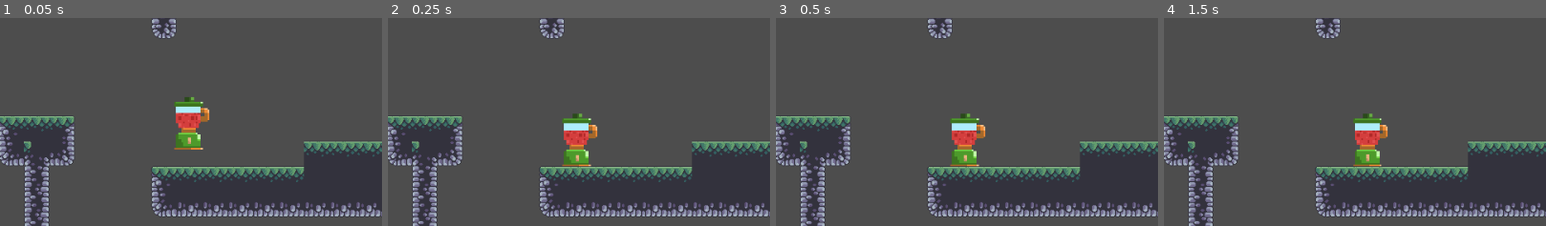
Above: before the commit, frames 1-4 (left to right).
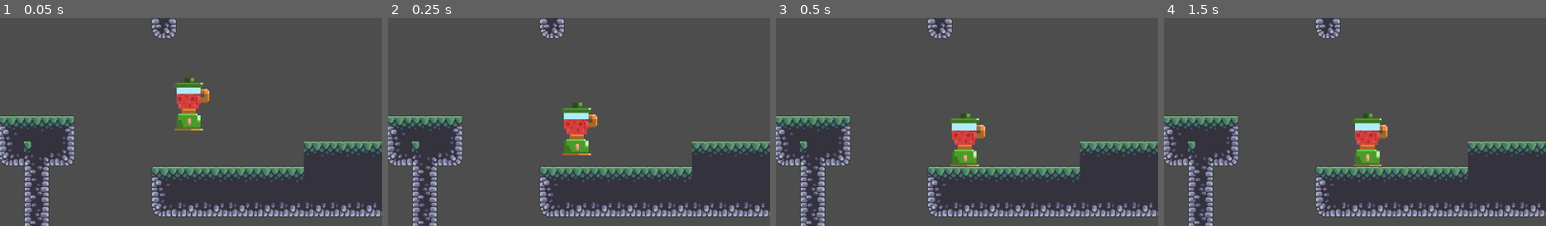
Above: after the commit, the same moments.

Repository: yorukot/JuiceJump
Game: Godot game, scene res://Scenes/SpawnPoint.tscn
Two runs of this game, one before a commit and one after it. Both use one fixed random seed, a clock stepped at 60 frames per second and the inputs below.
Inputs:
- Up to frame 1 (0.05 s): no input
- Up to frame 2 (0.25 s): no input
- Up to frame 3 (0.5 s): no input
- Up to frame 4 (1.5 s): hold Right (move_right) from 0.53 s (still down); tap Space (jump) at 0.6, 0.77, 1.07, 1.35 s
The pictures show only the part of the screen within x 47-97%, y 15-65%; the shares and areas given below are measured in that part.

The runs differ from the first frame. In frame 1, 2.4% of the frame differs, in the area x 45-55%, y 28-64%; in frame 2, 2.1%; in frame 3, nothing differs; in frame 4, nothing differs.

Commit message:
fix: fix the juicer audio

Diff:
--- a/Scenes/SpawnPoint.tscn
+++ b/Scenes/SpawnPoint.tscn
@@ -281,12 +281,12 @@
 max_charge_time = 2.0
 
 [node name="Sprite2D" type="Sprite2D" parent="Player"]
-position = Vector2(-7.62939e-06, -7.62939e-06)
+position = Vector2(-7.62939e-06, -24)
 scale = Vector2(2.0625, 2.0625)
 texture = ExtResource("3_xwcck")
 
 [node name="CollisionShape2D" type="CollisionShape2D" parent="Player"]
-position = Vector2(-0.5, 0)
+position = Vector2(0, -24)
 shape = SubResource("RectangleShape2D_kx31o")
 
 [node name="JuicerAudio" parent="Player" instance=ExtResource("4_vdmki")]
--- a/Scripts/Audio/JuicerAudio.gd
+++ b/Scripts/Audio/JuicerAudio.gd
@@ -65,6 +65,7 @@
 # Play the end sound
 func play_end():
 	# Stop the loop sound
+	start_player.stop()
 	loop_player.stop()
 
 	# Play the end sound only if not already playing
